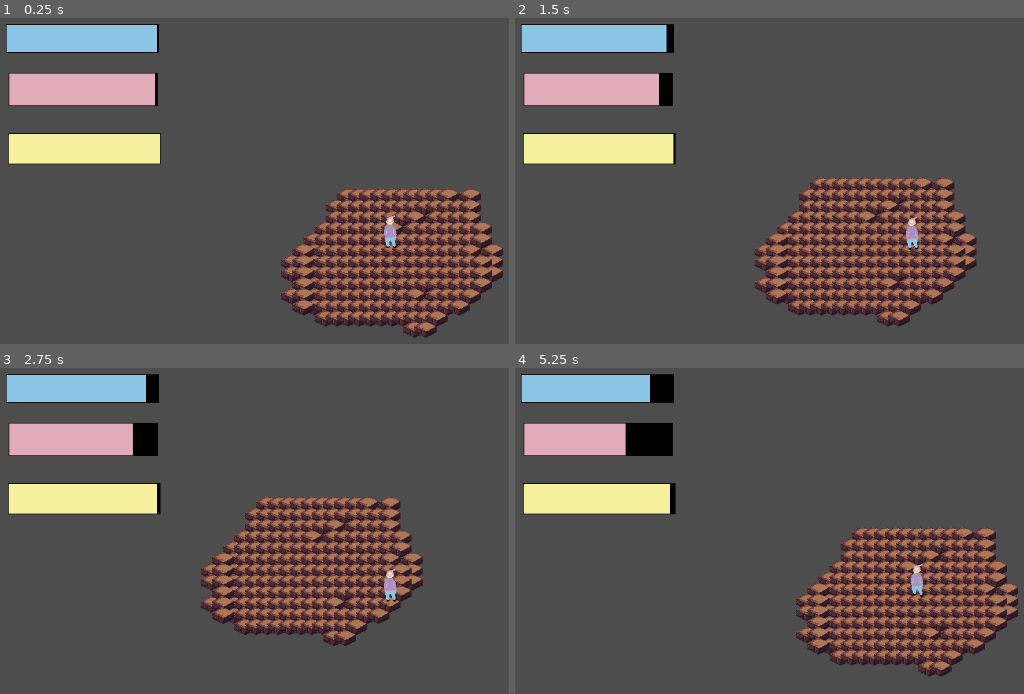
Above: before the commit, frames 1-4 (two rows, left to right).
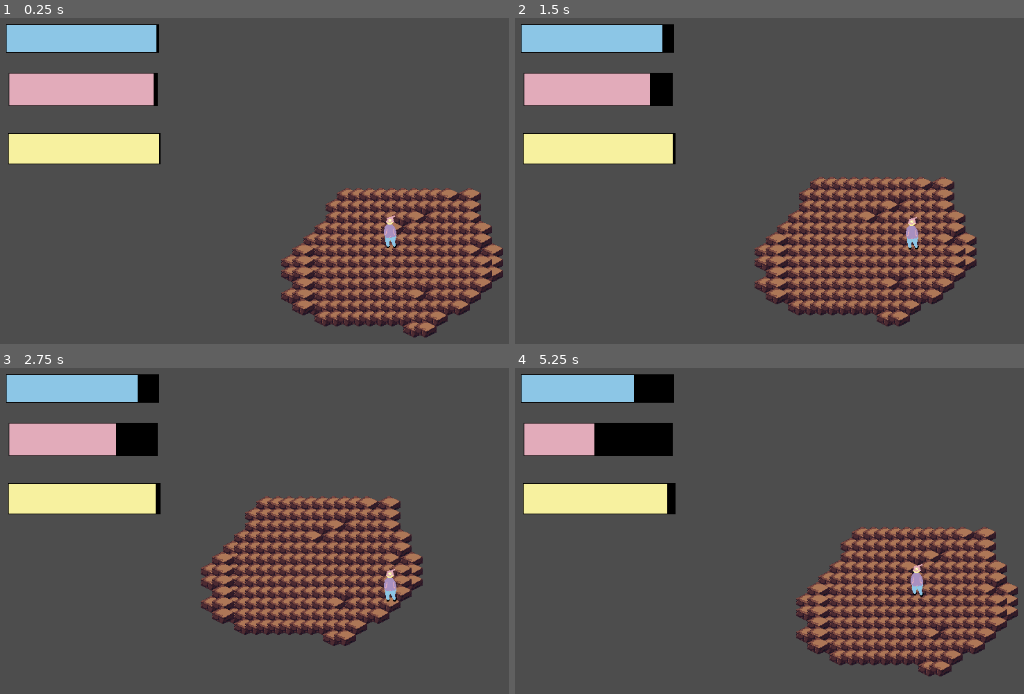
Above: after the commit, the same moments.

Repository: Sebastian0211-vs/Clodot
Game: Godot game, scene res://scenes/debug/debug_scene.tscn
Same seed, same stepped clock (60 frames per second), same inputs: the game is played once before the commit and once after it.
Inputs:
- Up to frame 1 (0.25 s): no input
- Up to frame 2 (1.5 s): hold Right (right) 0.53-1.28 s; hold Down (down) from 1.28 s (still down)
- Up to frame 3 (2.75 s): release Down (down) at 2.03 s; hold Right (right) from 2.03 s (still down)
- Up to frame 4 (5.25 s): release Right (right) at 2.78 s; hold Up (up) 2.78-3.53 s; hold Left (left) 3.53-5.03 s; hold Down (down) from 5.03 s (still down)

The runs differ from the first frame. In frame 1, less than 0.1% of the frame differs, in the area x 30-32%, y 2-45%; in frame 2, 0.3%; in frame 3, 0.5%; in frame 4, 1.0%, in the area x 15-31%, y 2-45%.

Commit message:
delta add to player factor

Diff:
--- a/scenes/game/player/bars/hungry.tscn
+++ b/scenes/game/player/bars/hungry.tscn
@@ -11,6 +11,7 @@
 
 [sub_resource type="StyleBoxFlat" id="StyleBoxFlat_jwr8l"]
 bg_color = Color(0.8862745, 0.67058825, 0.7294118, 1)
+corner_detail = 7
 
 [node name="Hungry" type="ProgressBar" unique_id=1184500359]
 offset_right = 240.0
--- a/scenes/game/player/player.gd
+++ b/scenes/game/player/player.gd
@@ -19,24 +19,37 @@
 	staminaBar.init_stamina(stamina)
 	thirstyBar.init_thirsty(thirsty)
 
-var THIRSTFACTOR = 0.05
-var HUNGERFACTOR = 0.1
-var STAMINAFACTOR = 0.01
-
-func _set_thirsty():
-	thirsty = thirsty - THIRSTFACTOR
+#PER SECONDS
+var THIRSTFACTOR = 5
+var HUNGERFACTOR = 10
+var STAMINAFACTOR = 1
+
+func _process(delta: float) -> void:
+	time += delta
+	update_attributes(delta)
+	get_input()
+	set_direction()
+	move(delta)
+
+func update_attributes(delta: float):
+	_set_thirsty(delta)
+	_set_hungry(delta)
+	_set_stamina(delta)
+
+func _set_thirsty(delta: float):
+	thirsty -= THIRSTFACTOR * delta
 	thirstyBar.set_thirsty(thirsty)
 	thirstyBar.thirsty = thirsty
 
-func _set_hungry():
-	hungry = hungry - HUNGERFACTOR
+func _set_hungry(delta: float):
+	hungry -= HUNGERFACTOR * delta
 	hungryBar.set_hungry(hungry)
-	hungryBar.hungry= hungry
-
-func _set_stamina():
-	stamina = stamina - STAMINAFACTOR
+	hungryBar.hungry = hungry
+
+func _set_stamina(delta: float):
+	stamina -= STAMINAFACTOR * delta
 	staminaBar.set_stamina(stamina)
-	staminaBar.stamina= stamina
+	staminaBar.stamina = stamina
 
 enum direction{
 	UP,
@@ -53,18 +66,6 @@
 var KEY_DOWN = false
 var KEY_LEFT = false
 var KEY_RIGHT = false
-
-func _process(delta: float) -> void:
-	time += delta
-	update_attributes()
-	get_input()
-	set_direction()
-	move(delta)
-
-func update_attributes():
-	_set_thirsty()
-	_set_hungry()
-	_set_stamina()
 
 func get_input():
 	if Input.is_action_pressed("up"): KEY_UP = true
